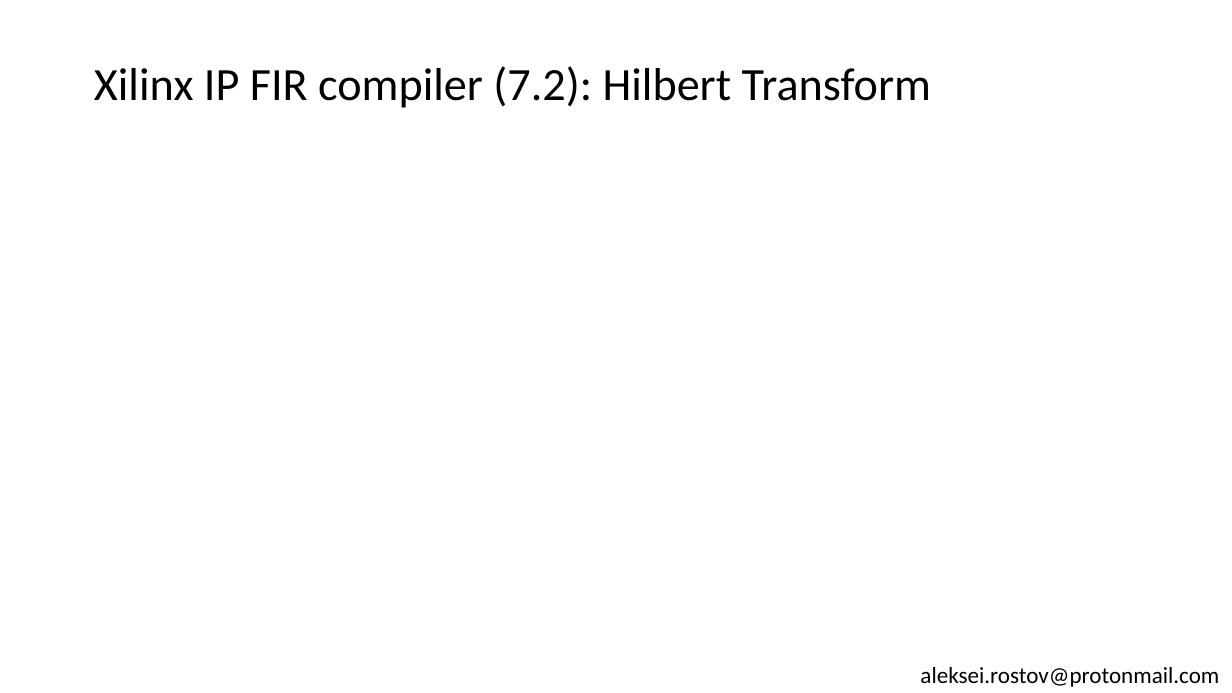
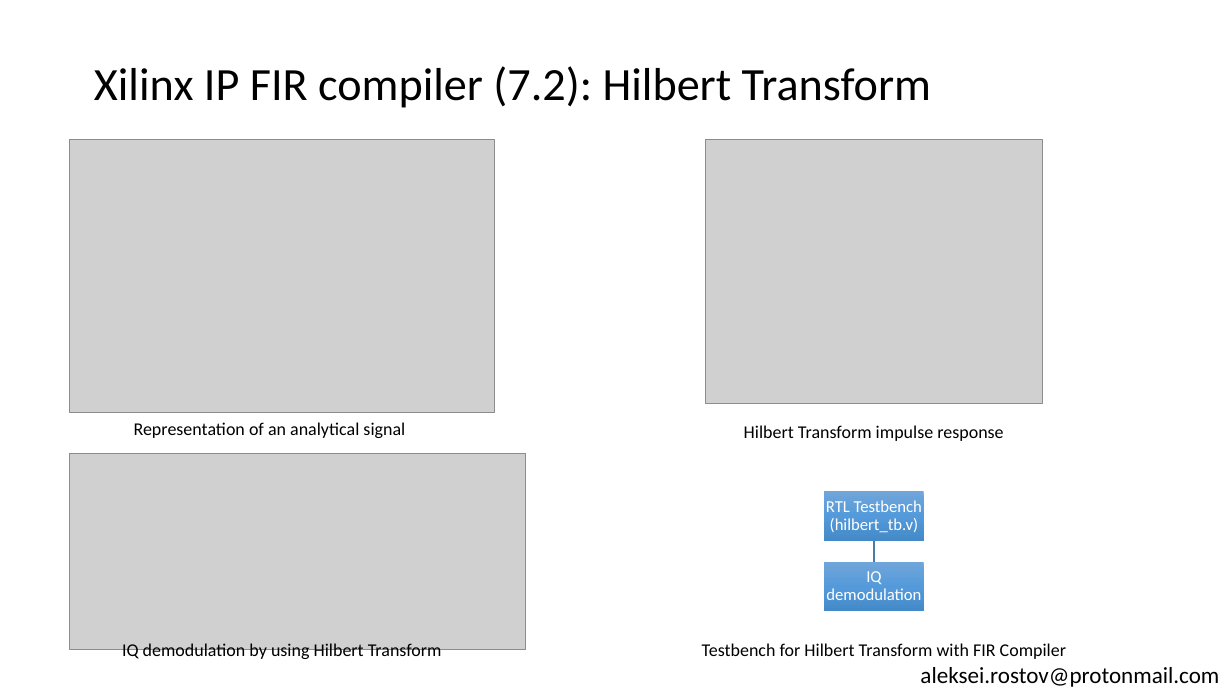
Before and after one commit to farbius/dsp_xilinx_ip, a slide deck: slide 7 of presentation/Xilinx IP cores for Digital Signal Processing.pptx. Drawn at 1232x693 pixels with LibreOffice and Linux fonts; fonts in the diff are those of the drawing; grey boxes stand for pictures. Boxes give left, top, right and bottom in pixels: in the first picture for what was removed or moved away, otherwise in the second. Text is boxed around its words. In the diff, an @@ line names an element or a change of style, - is before the commit and + after.

Commit message:
presentation editing

```diff
--- a/presentation/Xilinx IP cores for Digital Signal Processing.pptx
+++ b/presentation/Xilinx IP cores for Digital Signal Processing.pptx
@@ picture added at [69,140,495,413] @@
@@ picture added at [705,140,1043,404] @@
@@ text added at [134,422,405,438], 14 pt, text #000000 @@
+Representation of an analytical signal
@@ text added at [744,425,1003,441], 14 pt, text #000000 @@
+Hilbert Transform impulse response
@@ picture added at [69,453,526,649] @@
@@ group added at [824,492,924,612]: 2 rectangles, 2 texts, 1 freeform shape @@
+RTL Testbench (hilbert_tb.v)
+IQ demodulation
@@ text added at [122,643,442,661], 14 pt, text #000000 @@
+IQ demodulation by using Hilbert Transform
@@ text added at [702,643,1066,659], 14 pt, text #000000 @@
+Testbench for Hilbert Transform with FIR Compiler
```
Also in this commit, not shown: 2 other slides changed, 1 slide removed, 13 other files.
